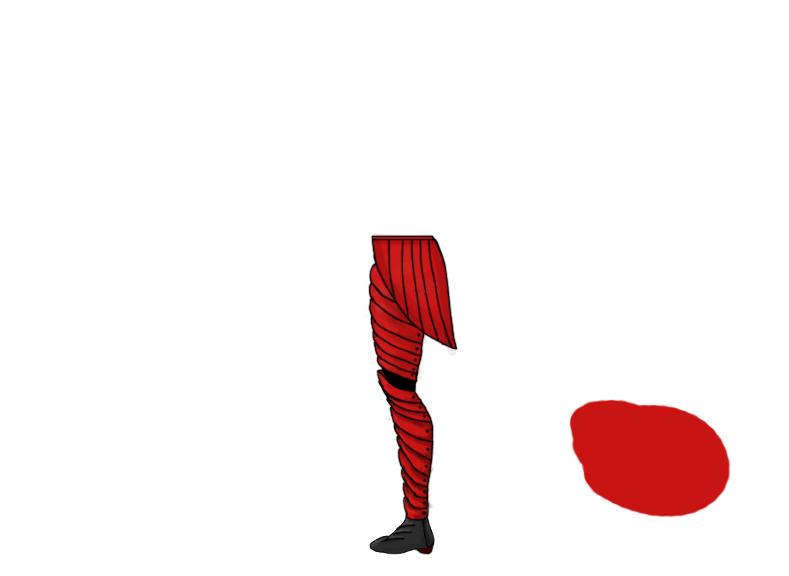
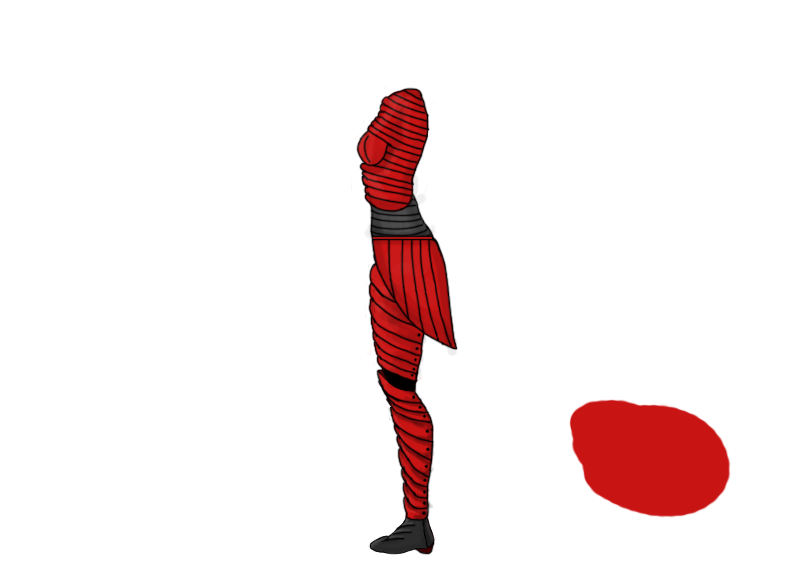
Layered file, before and after one edit (789x576). Changes by layer:
renamed "Layer 8" to "Pelvis", painted on it over (369, 232, 436, 240)
removed layer "Pelvis" over (371, 234, 435, 240)
removed layer "Layer 7" over (371, 235, 435, 240)
added layer "Upper Chest" above "Lower Chest" over (351, 86, 439, 214)
added layer "Lower Chest" above "Front Thigh" over (363, 189, 436, 240)
